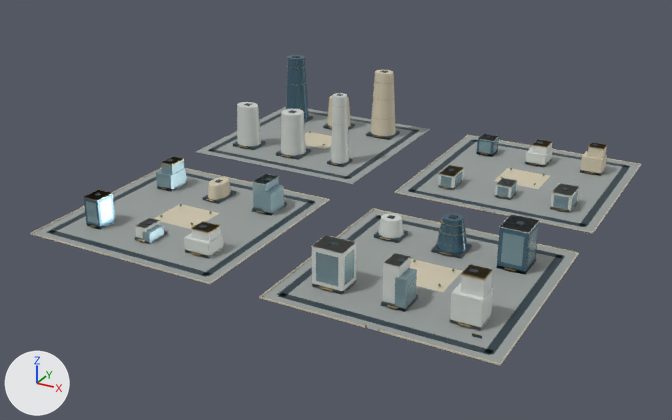
Two versions of the glTF model web/public/assets/3d/ampliworld/GC-CITY-2030/GC-TILE-06-14.glb, one commit apart.
One viewpoint serves both versions: a 50 mm camera at (-3340.0, -294.0, 611.0) aimed at (-4023.0, 949.0, -10.0). The axes (+X, +Y, +Z) are drawn at lower left. The lights are the same throughout. The picture after the commit comes second. Where no turn or scale is listed for an object, it has been applied to the vertices. Vertices at exactly the same position are counted once.

Names of what the first picture shows: 'GC-TILE-06-14-blue', 'GC-TILE-06-14-dark', 'GC-TILE-06-14-glass', 'GC-TILE-06-14-gold', 'GC-TILE-06-14-ivory', 'GC-TILE-06-14-leaf', 'GC-TILE-06-14-paving', 'GC-TILE-06-14-white'.
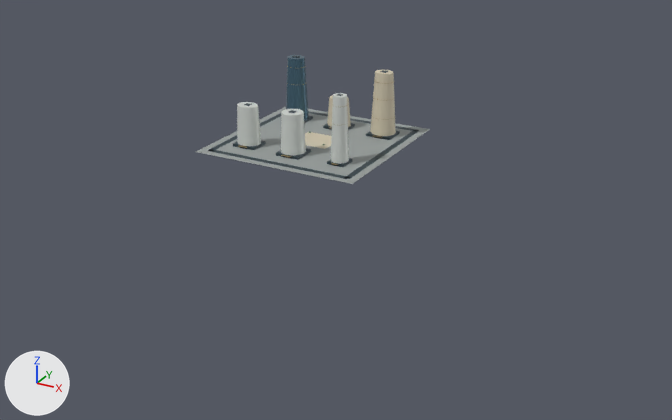
Location of each change, [x1, y1, x2, y2] in pixels of the pictures (672 x 420 px):
'GC-TILE-06-14-paving', reshaped (61% narrower, 70% shorter)
    before: [33, 107, 640, 363]
    after: [196, 107, 430, 184]
'GC-TILE-06-14-white', reshaped (75% narrower, 70% shorter)
    before: [135, 93, 579, 331]
    after: [237, 93, 349, 164]
'GC-TILE-06-14-dark', reshaped (64% narrower, 59% shorter)
    before: [47, 56, 630, 355]
    after: [209, 56, 419, 179]
'GC-TILE-06-14-ivory', reshaped
    before: [31, 70, 641, 365]
    after: [305, 70, 396, 149]
'GC-TILE-06-14-glass', deleted
    before: [86, 139, 578, 312]
'GC-TILE-06-14-blue', reshaped (95% narrower, 70% shorter)
    before: [84, 55, 540, 274]
    after: [286, 55, 309, 120]
'GC-TILE-06-14-gold', reshaped (70% narrower, 63% shorter)
    before: [83, 66, 607, 336]
    after: [240, 66, 395, 165]
'GC-TILE-06-14-leaf', reshaped (not visible afterwards)
    before: [160, 131, 545, 286]
part 1 of me_mesh_0, deleted
    before: [397, 136, 640, 232]
part 2 of me_mesh_0, deleted
    before: [33, 169, 327, 283]
part 3 of me_mesh_0, deleted
    before: [262, 210, 577, 363]
part 4 of me_mesh_1, deleted
    before: [47, 136, 630, 355]
part 5 of me_mesh_2, deleted
    before: [31, 135, 641, 365]
part 6 of me_mesh_4, deleted
    before: [160, 168, 545, 286]
part 7 of me_mesh_5, deleted (blue)
    before: [436, 213, 467, 253]
part 8 of me_mesh_5, deleted (blue)
    before: [497, 215, 540, 274]
part 9 of me_mesh_5, deleted
    before: [477, 135, 499, 157]
part 10 of me_mesh_5, deleted
    before: [84, 190, 115, 229]
part 11 of me_mesh_6, deleted
    before: [83, 139, 607, 336]
part 12 of me_mesh_7, deleted
    before: [135, 134, 579, 331]

What changed in the scene script:
```text
Change me_mesh_0:
    remove me_mesh_0.from_pydata(...)  # 32 vertices, 48 faces; spans x -4379.0..-3621.0, y 621.0..1379.0, z 0.0
    add me_mesh_0.from_pydata(...)  # 8 vertices, 12 faces; spans x -4379.0..-4041.0, y 1041.0..1379.0, z 0.0
    me_mesh_0 part 1: the loose piece of 8 vertices spanning x -3959.0..-3621.0, y 1041.0..1379.0, z 0.0 is deleted
    me_mesh_0 part 2: the loose piece of 8 vertices spanning x -4379.0..-4041.0, y 621.0..959.0, z 0.0 is deleted
    me_mesh_0 part 3: the loose piece of 8 vertices spanning x -3959.0..-3621.0, y 621.0..959.0, z 0.0 is deleted
Change me_mesh_1:
    remove me_mesh_1.from_pydata(...)  # 520 vertices, 780 faces; spans x -4364.0..-3636.0, y 636.0..1364.0, z 0.0..135.0
    add me_mesh_1.from_pydata(...)  # 128 vertices, 192 faces; spans x -4364.0..-4056.0, y 1056.0..1364.0, z 0.0..135.0
    me_mesh_1 part 4: 49 loose pieces with 392 vertices, spanning x -4364.0..-3636.0, y 636.0..1364.0, z 0.0..72.0, are deleted
Change me_mesh_2:
    remove me_mesh_2.from_pydata(...)  # 234 vertices, 372 faces; spans x -4380.0..-3620.0, y 620.0..1380.0, z 0.0..129.0
    add me_mesh_2.from_pydata(...)  # 52 vertices, 92 faces; spans x -4250.0..-4085.0, y 1174.0..1325.0, z 0.0..129.0
    me_mesh_2 part 5: 21 loose pieces with 182 vertices, spanning x -4380.0..-3620.0, y 620.0..1380.0, z 0.0..50.0, are deleted
Change me_mesh_4:
    remove me_mesh_4.from_pydata(...)  # 192 vertices, 320 faces; spans x -4242.0..-3758.0, y 763.0..1237.0, z 2.0..6.0
    add me_mesh_4.from_pydata(...)  # 48 vertices, 80 faces; spans x -4242.0..-4178.0, y 1183.0..1237.0, z 2.0..6.0
    me_mesh_4 part 6: 12 loose pieces with 144 vertices, spanning x -4242.0..-3758.0, y 763.0..1237.0, z 2.0..6.0, are deleted
Change me_mesh_5:
    remove me_mesh_5.from_pydata(...)  # 68 vertices, 116 faces; spans x -4334.0..-3669.0, y 685.0..1324.0, z 0.0..134.0
    add me_mesh_5.from_pydata(...)  # 22 vertices, 40 faces; spans x -4334.0..-4286.0, y 1280.0..1324.0, z 5.0..134.0
    me_mesh_5 part 7: the loose piece of 22 vertices spanning x -3812.0..-3768.0, y 860.0..904.0, z 5.0..54.0 is deleted
    me_mesh_5 part 8: the loose piece of 8 vertices spanning x -3711.0..-3669.0, y 858.0..906.0, z 0.0..65.0 is deleted
    me_mesh_5 part 9: the loose piece of 8 vertices spanning x -3905.0..-3875.0, y 1287.0..1317.0, z 0.0..31.0 is deleted
    me_mesh_5 part 10: the loose piece of 8 vertices spanning x -4324.0..-4296.0, y 685.0..719.0, z 0.0..50.0 is deleted
Change me_mesh_6:
    remove me_mesh_6.from_pydata(...)  # 970 vertices, 1644 faces; spans x -4332.0..-3661.0, y 620.0..1323.0, z 0.0..115.0
    add me_mesh_6.from_pydata(...)  # 444 vertices, 792 faces; spans x -4332.0..-4087.0, y 1094.0..1323.0, z 4.0..115.0
    me_mesh_6 part 11: 50 loose pieces with 526 vertices, spanning x -4325.0..-3661.0, y 620.0..1322.0, z 0.0..71.0, are deleted
Change me_mesh_7:
    remove me_mesh_7.from_pydata(...)  # 248 vertices, 400 faces; spans x -4333.0..-3668.0, y 682.0..1324.0, z 0.0..129.0
    add me_mesh_7.from_pydata(...)  # 66 vertices, 120 faces; spans x -4333.0..-4094.0, y 1098.0..1146.0, z 5.0..129.0
    me_mesh_7 part 12: 21 loose pieces with 182 vertices, spanning x -4225.0..-3668.0, y 682.0..1324.0, z 0.0..71.0, are deleted
Remove ob_gc_tile_06_14_glass:
    ob_gc_tile_06_14_glass = bpy.data.objects.new('GC-TILE-06-14-glass', me_mesh_8)
```
